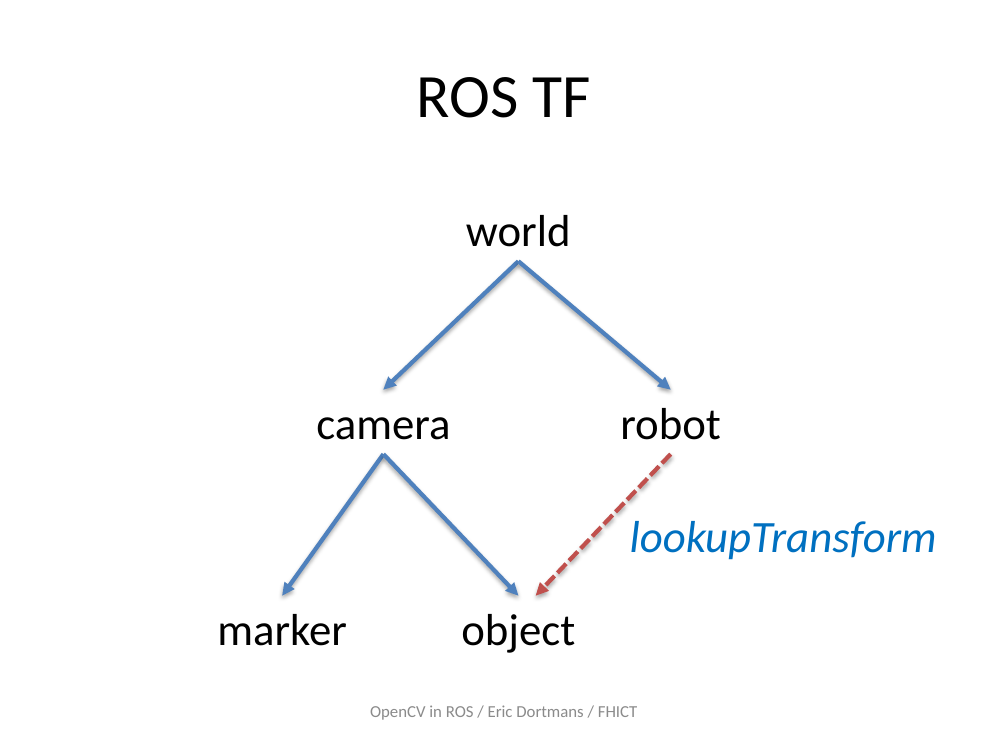
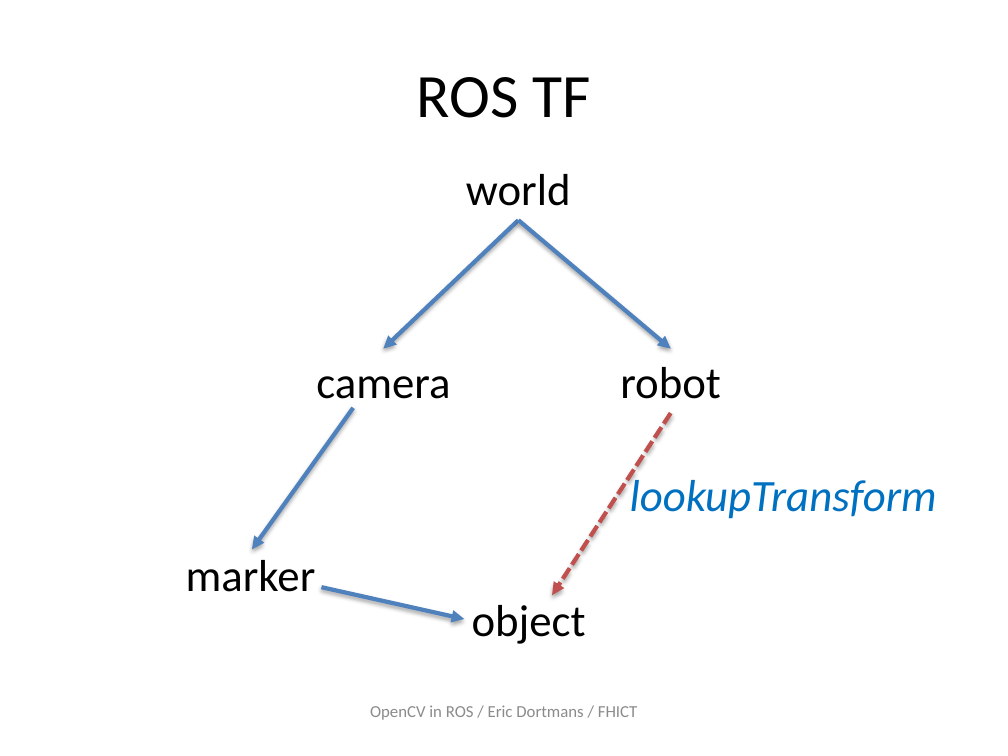
Before and after one commit to dortmans/ros_opencv, a slide deck: slide 59 of doc/ROS_OpenCV.pptx (slide 57 before the commit). Drawn at 1008x756 pixels with LibreOffice and Linux fonts; fonts in the diff are those of the drawing. Boxes give left, top, right and bottom in pixels: in the first picture for what was removed or moved away, otherwise in the second. Text is boxed around its words. In the diff, an @@ line names an element or a change of style, - is before the commit and + after.

Commit message:
Slides updated

```diff
--- a/doc/ROS_OpenCV.pptx
+++ b/doc/ROS_OpenCV.pptx
@@ 4 texts, 2 arrows: place and size @@
-4 texts, 2 arrows at [316,215,937,560]
+4 texts, 2 arrows at [316,174,937,519]
@@ arrow moved from (383, 455) - (282, 596) to (353, 408) - (252, 549) @@
@@ arrow moved from (670, 455) - (535, 596) to (670, 413) - (552, 595) @@
@@ text "marker": place and size @@
-text "marker" at [217,614,347,646]
+text "marker" at [186,560,316,592]
@@ arrow moved from (383, 455) - (518, 596) to (322, 588) - (465, 619) @@
@@ text "object": place and size @@
-text "object" at [461,614,575,653]
+text "object" at [472,605,586,644]
```
Also in this commit, not shown: 1 other slide changed, 2 slides added.
